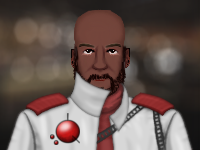
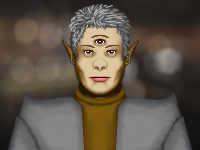
Layer changes from the first 200 × 150 image to the second:
added layer "sd_civilian" in group "Clothing" over <box>7,87,193,150</box>
hid "zk_military" over <box>5,71,194,150</box>
hid "fullbeard" over <box>69,43,133,101</box>
showed "Spike" over <box>67,4,133,62</box>
added layer "Tripple2" in group "Brows" over <box>76,34,124,50</box>
hid "brow3" over <box>77,42,123,50</box>
added layer "sd_male_2" in group "Eyes" over <box>77,38,123,63</box>
hid "brow2" over <box>79,47,122,60</box>
added layer "sd_nose_2" in group "Nose" over <box>92,57,108,71</box>
hid "vicious #2" over <box>81,44,118,77</box>
renamed "DarkSkin1 #1" to "sd_mouth_1", showed it, moved it into group "Mouth", painted on it over <box>21,9,183,150</box>
hid "softPucker" over <box>87,74,113,87</box>
hid "DarkSkin1" over <box>73,9,126,121</box>
added layer "heart4" in group "Headshapes" over <box>69,8,132,120</box>
added layer "sd_ears_2" in group "Ears" over <box>62,39,139,68</box>
hid "vicious" over <box>71,48,130,69</box>
